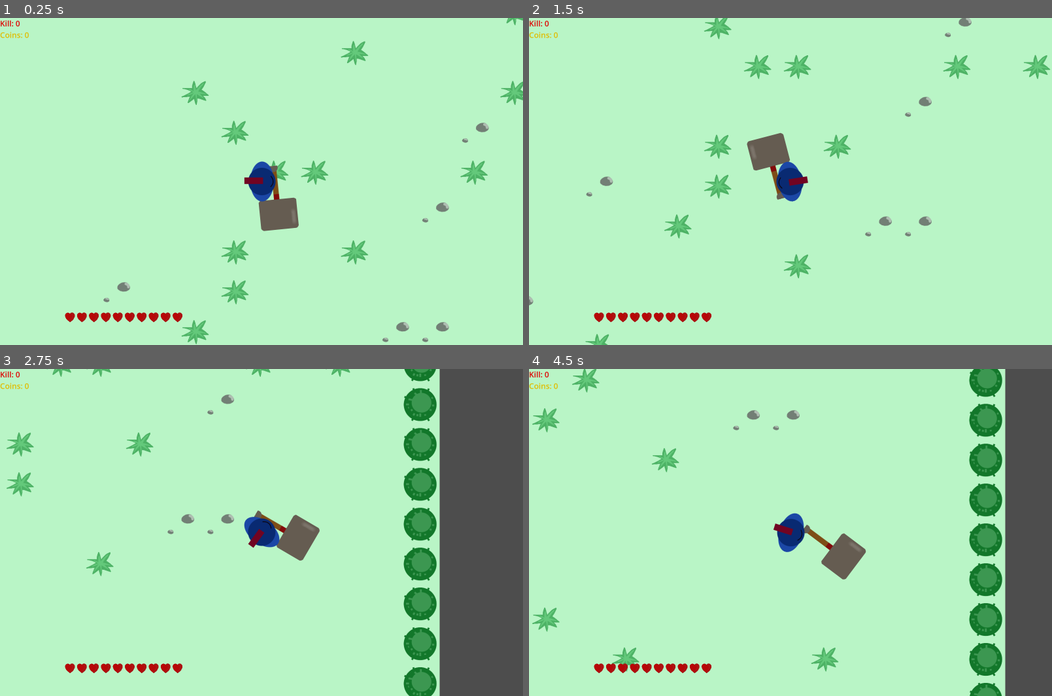
Above: before the commit, frames 1-4 (two rows, left to right).
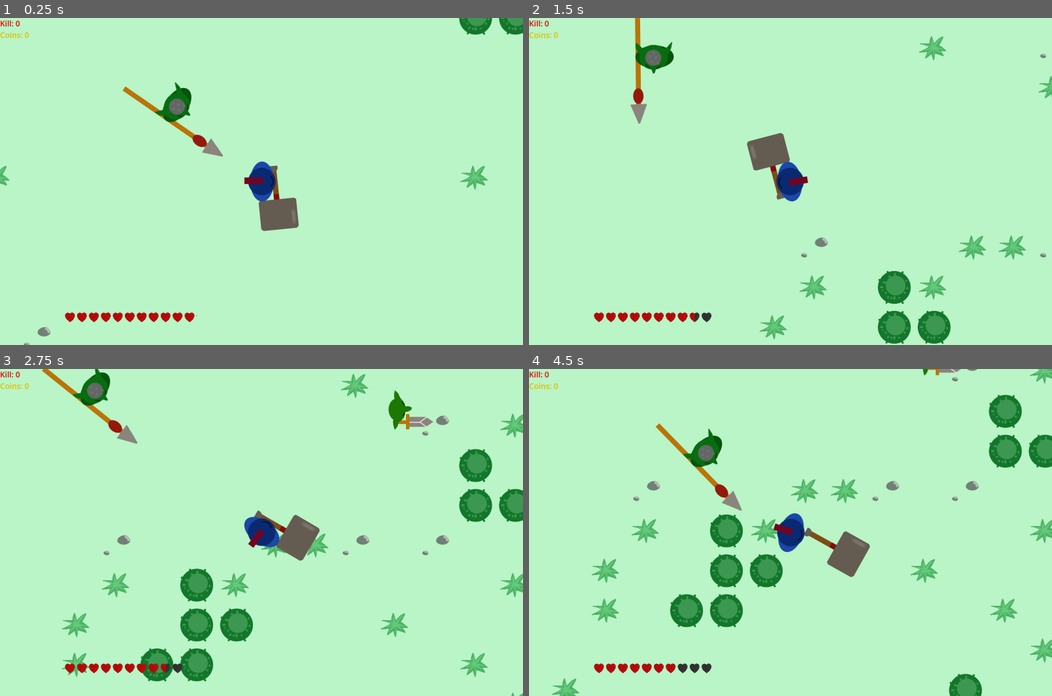
Above: after the commit, the same moments.

Repository: abcdnned/MonsterSlayer
Game: Godot game, scene res://scenes/world.tscn
Same seed, same stepped clock (60 frames per second), same inputs: the game is played once before the commit and once after it. The engine's default icon, where the game draws it, is replaced by a stand-in: a white triangle on a blue panel in a dark square.
Inputs (mouse positions are in pixels of both pictures, inside the frame that each line leads up to):
- Up to frame 1 (0.25 s): no input
- Up to frame 2 (1.5 s): tap Enter at 0.5 s; move the mouse to (905, 165) at 0.52 s; hold D (right) 0.53-1.28 s; hold G (drop) 0.53-1.28 s; tap Tab (tab) at 0.8, 1.35 s; move the mouse to (685, 197) at 1.27 s; hold S (down) from 1.28 s (still down)
- Up to frame 3 (2.75 s): tap G (drop) at 1.55 s; move the mouse to (313, 460) at 2.02 s; release S (down) at 2.03 s; hold D (right) from 2.03 s (still down); hold G (drop) from 2.03 s (still down); tap Tab (tab) at 2.3 s
- Up to frame 4 (4.5 s): move the mouse to (764, 597) at 2.77 s; release D (right) at 2.78 s; release G (drop) at 2.78 s; hold W (up) 2.78-3.53 s; tap Q (item) at 2.85 s; tap G (drop) at 3.05 s; move the mouse to (947, 581) at 3.52 s; press the mouse at (947, 581) at 3.53 s; hold A (left) from 3.53 s (still down); tap Tab (tab) at 3.8 s; move the mouse to (633, 483) at 4.27 s; release the mouse at (633, 483) at 4.28 s; right-click (633, 483) at 4.35 s

The runs differ from the first frame. In frame 1, 3.7% of the frame differs, in the area x 0-100%, y 0-100%; in frame 2, 5.9%; in frame 3, 26%, in the area x 1-100%, y 0-100%; in frame 4, 21%.

Commit message:
goblin drop

Diff:
--- a/scenes/goblin_warrior_spear.tscn
+++ b/scenes/goblin_warrior_spear.tscn
@@ -253,7 +253,7 @@
 [node name="GoblinWarriorSpear" type="CharacterBody2D" groups=["mob"]]
 z_index = 9
 script = ExtResource("1_e1vh1")
-max_health = 8.0
+max_health = 1.0
 
 [node name="Sprite2D" type="Sprite2D" parent="."]
 texture = ExtResource("2_08fiq")
--- a/scenes/i_hammer.tscn
+++ b/scenes/i_hammer.tscn
@@ -6,4 +6,4 @@
 [node name="iHammer" type="Sprite2D"]
 texture = ExtResource("1_6fes1")
 script = ExtResource("1_o7055")
-weapon_type = "PLAYER_HAMMER"
+weapon_type = "res://scenes/player_hammer.tscn"
--- a/scenes/i_heavy_spear.tscn
+++ b/scenes/i_heavy_spear.tscn
@@ -1,7 +1,9 @@
-[gd_scene load_steps=2 format=3 uid="uid://drtvlprmmjiqg"]
+[gd_scene load_steps=3 format=3 uid="uid://drtvlprmmjiqg"]
 
+[ext_resource type="Texture2D" uid="uid://dk41htrxydoh1" path="res://sprites/heavy_spear.png" id="1_3h7vx"]
 [ext_resource type="Script" path="res://scripts/weapon.gd" id="1_ppf82"]
 
 [node name="iHeavySpear" type="Sprite2D"]
+texture = ExtResource("1_3h7vx")
 script = ExtResource("1_ppf82")
-weapon_type = "PLAYER_SPEAR"
+weapon_type = "res://scenes/player_spear.tscn"
--- a/scenes/i_knight_weapon_suit.tscn
+++ b/scenes/i_knight_weapon_suit.tscn
@@ -6,4 +6,4 @@
 [node name="iKnightWeaponSuit" type="Sprite2D"]
 texture = ExtResource("1_fdxmx")
 script = ExtResource("1_uag5l")
-weapon_type = "PLAYER"
+weapon_type = "res://scenes/i_knight_weapon_suit.tscn"
--- a/scenes/player_spear.tscn
+++ b/scenes/player_spear.tscn
@@ -622,7 +622,6 @@
 }
 
 [node name="AnimationTree" type="AnimationTree" parent="."]
-active = false
 libraries = {
 "": SubResource("AnimationLibrary_805h5")
 }
--- a/scenes/world.tscn
+++ b/scenes/world.tscn
@@ -12,6 +12,7 @@
 [ext_resource type="PackedScene" uid="uid://c1agv22pvbvaj" path="res://scenes/winning_scene.tscn" id="10_45iw7"]
 [ext_resource type="PackedScene" uid="uid://bacveih6couh6" path="res://scenes/map.tscn" id="11_8baoh"]
 [ext_resource type="AudioStream" uid="uid://cmxyqbek488ch" path="res://sounds/mixkit-battle-man-scream-2175.wav" id="11_54gj3"]
+[ext_resource type="PackedScene" uid="uid://be6pww2vx4jtm" path="res://scenes/goblin_warrior_spear.tscn" id="14_8ypu0"]
 [ext_resource type="Script" path="res://scripts/starter_plain_spawner.gd" id="14_ucirg"]
 
 [sub_resource type="TileMapPattern" id="TileMapPattern_r5abn"]
@@ -213,3 +214,6 @@
 
 [node name="GoblinArmy1Spawner" type="Node" parent="LevelSpawner"]
 script = ExtResource("9_l8cwq")
+
+[node name="GoblinWarriorSpear" parent="." instance=ExtResource("14_8ypu0")]
+position = Vector2(-278, -250)
--- a/scripts/goblin_warrior_hammer.gd
+++ b/scripts/goblin_warrior_hammer.gd
@@ -14,6 +14,7 @@
 @onready var hammer_attack = $HammerAttack
 @onready var hammer_dash_attack = $HammerDashAttack
 @onready var hammer_swap = $HammerSwap
+const I_HAMMER = preload("res://scenes/i_hammer.tscn")
 var dash_attack_speed = 1100
 var dash_attack_direction = Vector2.ZERO
 var dash_attack_deduction = 20.0
@@ -111,7 +112,12 @@
 		navigation_agent_2d.target_position = wandering.wandering_loc
 
 func _sub_dead():
-	death_yell.play()
+	drop_hammer()
+
+func drop_hammer():
+	var hammer = I_HAMMER.instantiate()
+	hammer.position = global_position
+	get_tree().current_scene.add_child(hammer)
 
 func pole_attack_hit():
 	damage_zone_2.knockback = 1500
--- a/scripts/goblin_warrior_spear.gd
+++ b/scripts/goblin_warrior_spear.gd
@@ -12,6 +12,7 @@
 @onready var what_am_i_thinking = $WhatAmIThinking
 @onready var ray_cast_s = $Sprite2D/RayCastS
 @onready var shape_cast_2d = $Sprite2D/ShapeCast2D
+const I_HEAVY_SPEAR = preload("res://scenes/i_heavy_spear.tscn")
 var dash_attack_speed = 1100
 var dash_attack_direction = Vector2.ZERO
 var dash_attack_deduction = 20.0
@@ -103,6 +104,12 @@
 
 func _sub_dead():
 	death_yell.play()
+	drop_spear()
+
+func drop_spear():
+	var spear = I_HEAVY_SPEAR.instantiate()
+	spear.position = global_position
+	get_tree().current_scene.add_child(spear)
 
 func pole_attack_hit():
 	damage_zone_2.knockback = 1500
--- a/scripts/player_hammer.gd
+++ b/scripts/player_hammer.gd
@@ -27,7 +27,7 @@
 var dash_attack_direction = Vector2.ZERO
 var dash_attack_deduction = 20.0
 var map_pos = Vector2(4, 4)
-const TYPE = "HeavySpear"
+const TYPE = "Hammer"
 
 func _process(delta):
 	match state_machine.get_current_node():
--- a/scripts/weapon.gd
+++ b/scripts/weapon.gd
@@ -4,7 +4,6 @@
 @export var weapon_type: String
 
 func loot(player):
-	var position = player.global_position
 	var item = null
 	if player.item_handle.get_child_count() == 1:
 		item = player.item_handle.get_child(0)
@@ -21,7 +20,7 @@
 		var weapon = load("res://scenes/i_hammer.tscn").instantiate()
 		weapon.global_position = global_position
 		get_tree().current_scene.add_child(weapon)
-	get_tree().current_scene.load_player(weapon_type, position)
+	get_tree().current_scene.load_player(load(weapon_type), player.global_position, { "health": player.health, "max_health": player.max_health })
 	if item != null:
 		item.reparent(get_tree().current_scene.player.item_handle, false)
 	queue_free()
--- a/scripts/world.gd
+++ b/scripts/world.gd
@@ -1,7 +1,5 @@
 # 5.5 target
-# TODO spear weapon drop
 # TODO optimaze control
-# TODO hammer weapon drop
 
 # Backlogs
 # new level
@@ -56,7 +54,7 @@
 #   3
 func _ready():
 	randomize()
-	load_player(PLAYER_HAMMER, Vector2(0, 10000))
+	load_player(PLAYER_HAMMER, Vector2(0, 0))
 	var route := {}
 	map.create_boime(-10, 10, -10, 10, 4, 4, 0, route)
 
@@ -80,7 +78,7 @@
 	for mob in mobs:
 		mob.add_to_group("lose")
 
-func load_player(player_type, position):
+func load_player(player_type, position, stats = null):
 	if player != null:
 		player.queue_free()
 		player = null
@@ -93,7 +91,11 @@
 	player.hero_death.connect(_on_player_hero_death)
 	player.map_pos_change.connect(map._on_player_map_pos_change)
 	player.map_pos_change.connect(_on_player_map_pos_change)
-	player._ready()
+	if stats:
+		player.health = stats["health"]
+		player.max_health = stats["max_health"]
+		player.emit_signal("health_change", player.health)
+		player.emit_signal("max_health_change", player.max_health)
 
 func _on_player_map_pos_change(x, y):
 	var p = tile_map.local_to_map(tile_map.to_local(Vector2(x, y)))
Not shown: 1 places in scenes/world.tscn that only renumber resources
